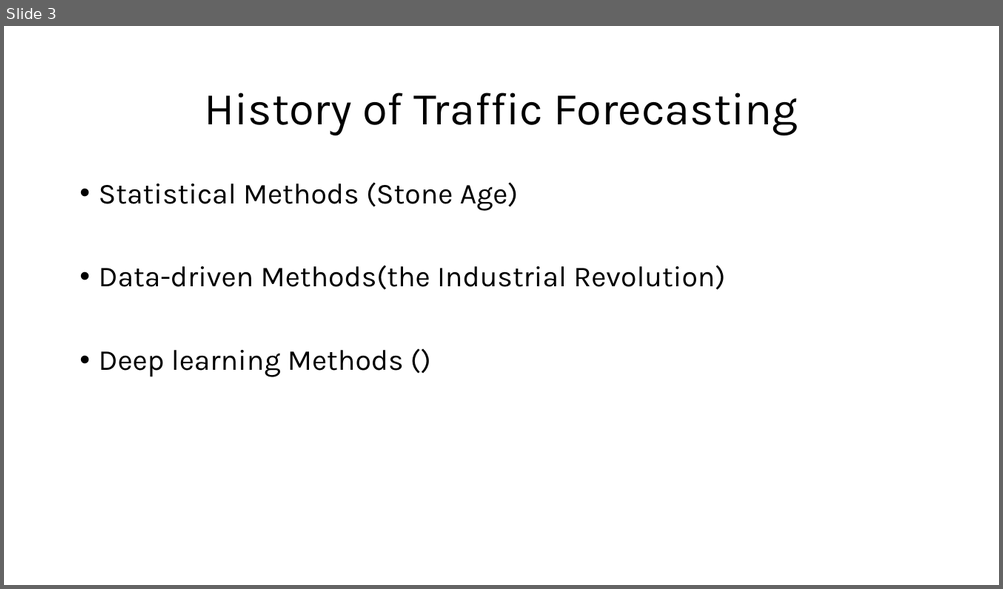
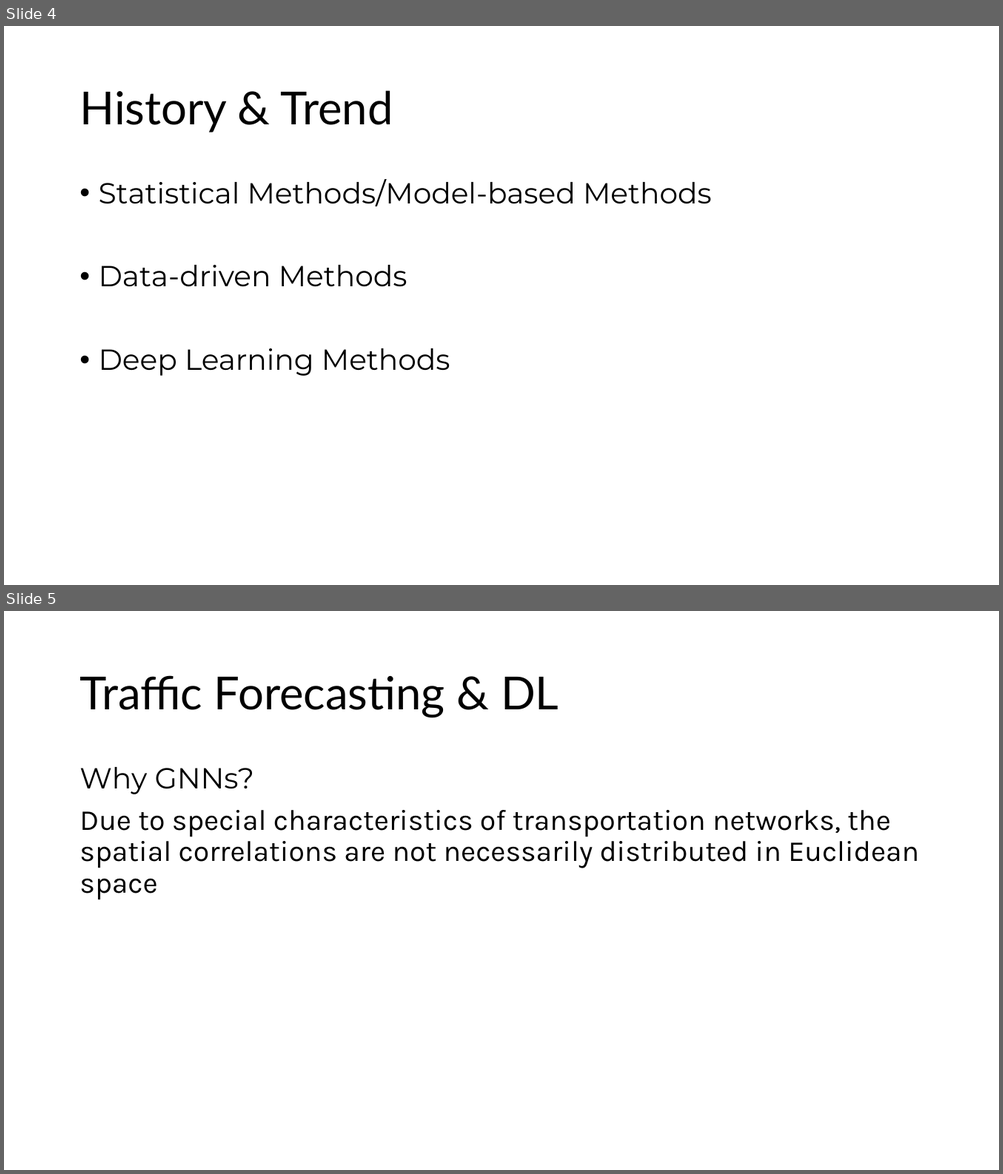
Before and after one commit to zhengyouhan/TransInfos24, a slide deck: Rinko_Drafts/A Brief Survey on Deep Learning in.pptx. Shown one above the other, each under a label of ours: slide 3 before the commit, slides 4 and 5 after it. The pictures are 1003x589 and 1003x1174 pixels, drawn with LibreOffice and Linux fonts; fonts in the diff are those of the drawing. Boxes give left, top, right and bottom in pixels: in the first picture for what was removed or moved away, otherwise in the second. Text is boxed around its words. In the diff, an @@ line names an element or a change of style, - is before the commit and + after.

```diff
--- a/Rinko_Drafts/A Brief Survey on Deep Learning in.pptx
+++ b/Rinko_Drafts/A Brief Survey on Deep Learning in.pptx
@@ slide 5 added at bbox=[4, 611, 999, 1170], background #FFFFFF @@
@@ title added at bbox=[79, 675, 558, 718], 44 pt, text #000000 @@
+Traffic Forecasting & DL
@@ text added at bbox=[79, 767, 919, 900], 28 pt, text #000000 @@
+Why GNNs?
+Due to special characteristics of transportation networks, the spatial correlations are not necessarily distributed in Euclidean space
@@ what was slide 3 is now slide 4 @@
@@ slide 4 changed as well @@
@@ title at bbox=[79, 90, 393, 133]: text changed; font Karla to Lato @@
-History of Traffic Forecasting
+History & Trend
@@ text at bbox=[99, 179, 711, 376]: text changed; font Karla to Montserrat @@
-• Statistical Methods (Stone Age)
-• Data-driven Methods(the Industrial Revolution)
-• Deep learning Methods ()
+• Statistical Methods/Model-based Methods
+• Data-driven Methods
+• Deep Learning Methods
```
Also in this commit, not shown: 2 other slides changed, 2 other slides added, 1 slide removed.
